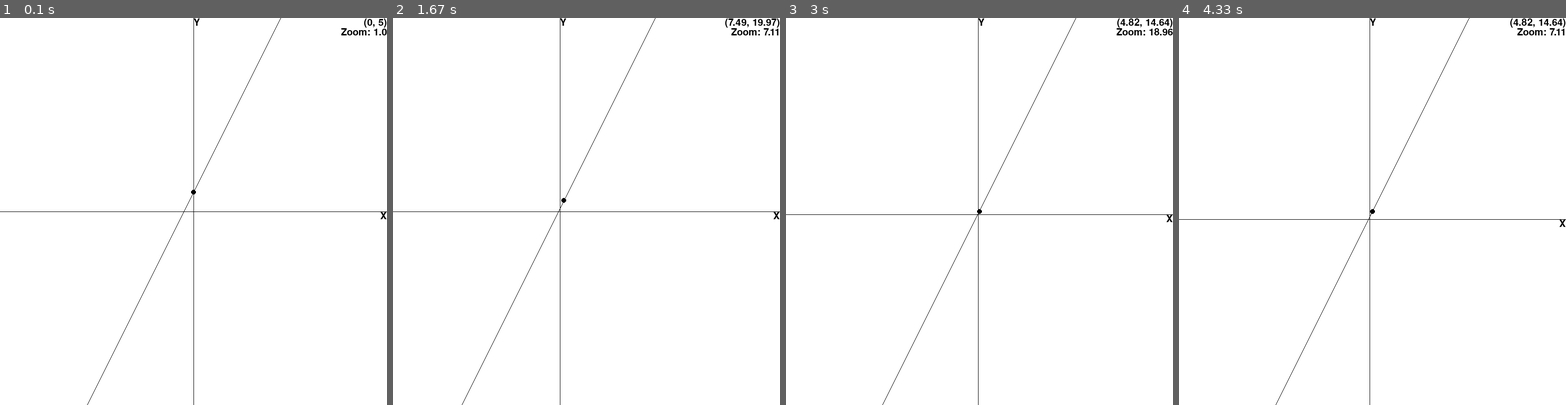
Above: before the commit, frames 1-4 (left to right).
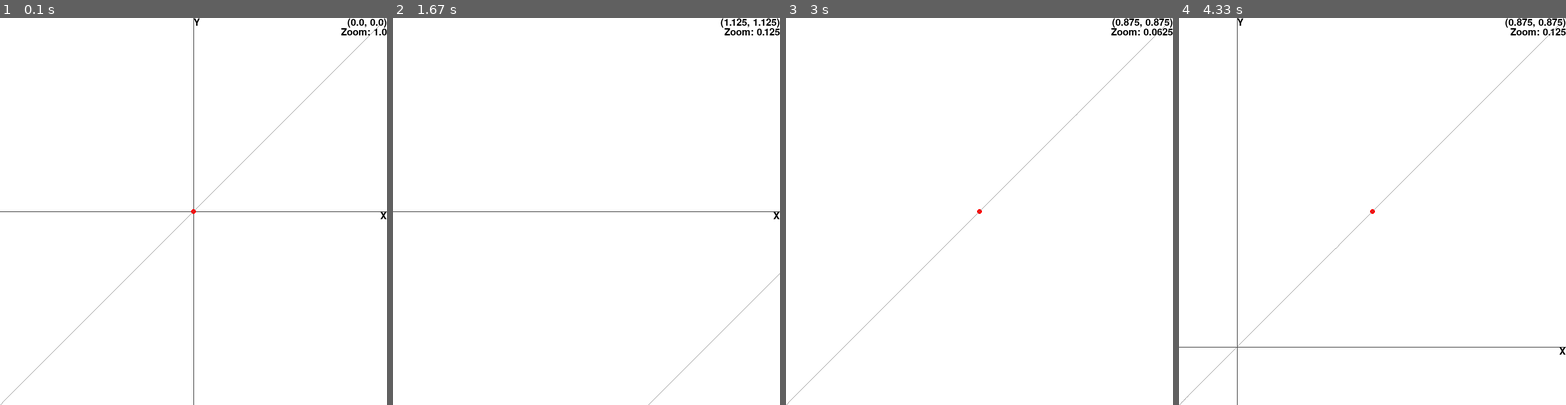
Above: after the commit, the same moments.

Repository: LogicMass621/python
Game: pygame game, started from graphing.py
Two runs of this game, one before a commit and one after it. Both use one fixed random seed, a clock stepped at 60 frames per second and the inputs below.
Inputs:
- Up to frame 1 (0.1 s): no input
- Up to frame 2 (1.67 s): tap = at 0.33 s; hold R 0.67-1.13 s; hold Right 0.67-1.13 s; hold D 0.67-1.13 s; tap - at 0.82 s; hold Right 1.17-1.63 s; hold D 1.17-1.63 s
- Up to frame 3 (3 s): hold Right 1.67-2.13 s; hold D 1.67-2.13 s; tap Space at 1.73, 2.03, 2.23, 2.53, 2.8 s; hold Left 2.17-2.7 s; hold A 2.17-2.7 s; tap = at 2.32 s; hold Left from 2.73 s (still down); hold A from 2.73 s (still down); tap - at 2.88 s
- Up to frame 4 (4.33 s): release Left at 3.13 s; release A at 3.13 s; hold Right 3.17-3.8 s; hold D 3.17-3.8 s; tap Space at 3.23, 3.53, 3.9 s; hold Left 3.83-4.3 s; hold A 3.83-4.3 s; tap = at 3.98 s

The runs differ from the first frame. In frame 1, 0.4% of the frame differs, in the area x 0-100%, y 0-100%; in frame 2, 0.6%; in frame 3, 0.9%; in frame 4, 1.2%.

Commit message:
added separate variables for the move, trace , and zoom increments changed graph and trace colors

Diff:
--- a/graphing.py
+++ b/graphing.py
@@ -3,25 +3,38 @@
 import pygame, math
 
 def compute_y(x):
-   return 2*x + 5
+   return x
 
 black = [0, 0, 0]
+red = [255, 0 ,0]
+gray = [127,127,127]
 white = [255, 255, 255]
+
+graphColor = gray
+axisColor = black
+traceColor = red
 
 screenWidth = 800
 screenHeight = 800
 
-graphWidth = 100
-graphHeight = 100
+graphWidth = initialWidth = float(20)
+graphHeight = initialHeight = float(20)
 
-graphCenterX = 0
-graphCenterY = 0
+graphCenterX = float(0)
+graphCenterY = float(0)
 
-sx= screenWidth / float(graphWidth)
-sy= screenHeight / float(graphHeight)
+sx = screenWidth / float(graphWidth)
+sy = screenHeight / float(graphHeight)
 
 interval = 1 / sx
-step = interval*3
+moveIncrement = interval * 16
+traceIncrement = graphWidth/initialWidth
+zoomFactor = 2
+
+MinX = -graphWidth/2 + graphCenterX
+MaxX = graphWidth/2 + graphCenterX
+MinY = -graphHeight/2 + graphCenterY
+MaxY = graphHeight/2 + graphCenterY
 
 pygame.init()
 pygame.font.init()
@@ -32,8 +45,6 @@
 
 textX = font.render('X', True, black, white)
 textY = font.render('Y', True, black, white)
-
-textXWidth = textX.get_width() / sx
 
 traceX = graphCenterX
 traceY = compute_y(traceX)
@@ -57,55 +68,51 @@
     return int(x),int(y)
 
 def render():
-
-    global MinX
-    global MaxX
-    global MinY
-    global MaxY
     global sx
     global sy
-    global graphWidth
-    global graphHeight
-    global interval
+    global moveIncrement
+    global traceIncrement
 
+    screen.fill(white)
 
-    sx= screenWidth / float(graphWidth)
-    sy= screenHeight / float(graphHeight)
+    sx = screenWidth / float(graphWidth)
+    sy = screenHeight / float(graphHeight)
     textXWidth = textX.get_width() / sx
+
+    interval = 1 / sx
+    moveIncrement = interval * 16
+    traceIncrement = graphWidth/initialWidth
 
     MinX = -graphWidth/2 + graphCenterX
     MaxX = graphWidth/2 + graphCenterX
     MinY = -graphHeight/2 + graphCenterY
     MaxY = graphHeight/2 + graphCenterY
 
-    interval = 1 / sx
-    step = interval*3
-
     # x label
     screen.blit(textX, tran(MaxX - textXWidth,0))
     # y label
     screen.blit(textY, tran(0,MaxY))
     #trace mode - prints position
-    coordinates = str((round(traceX,2),round(traceY,2)))
+    coordinates = str((round(traceX,4),round(traceY,4)))
     textPos = font.render(coordinates,True,black,white)
     textTraceWidth = textPos.get_width() / sx
     textTraceHeight = textPos.get_height() / sx
     textTrace = MaxX - textTraceWidth
     screen.blit(textPos,tran(textTrace,MaxY))
     #prints zoom amount
-    zoomAmount = graphWidth/100
-    textZoom = font.render('Zoom: '+str(round(zoomAmount,2)),True,black,white)
+    zoomAmount = graphWidth/initialWidth
+    textZoom = font.render('Zoom: '+str(round(zoomAmount,4)),True,black,white)
     textZoomWidth = textZoom.get_width() / sx
     textZoomX = MaxX - textZoomWidth
     textZoomY = MaxY - textTraceHeight
     screen.blit(textZoom,tran(textZoomX,textZoomY))
 
     # x-axis
-    pygame.draw.line(screen,black, tran(MinX,0), tran(MaxX,0),1)
+    pygame.draw.line(screen,axisColor, tran(MinX,0), tran(MaxX,0),1)
     # y-axis
-    pygame.draw.line(screen,black, tran(0,MinY),tran(0,MaxY),1)
+    pygame.draw.line(screen,axisColor, tran(0,MinY),tran(0,MaxY),1)
 
-    pygame.draw.circle(screen,black,tran(traceX,traceY),5)
+    pygame.draw.circle(screen,traceColor,tran(traceX,traceY),5)
 
     x = MinX
     y = compute_y(x)
@@ -114,10 +121,12 @@
 
     while x < MaxX:
         y = compute_y(x)
-        pygame.draw.line(screen,black, tran(x2,y2) , tran(x,y) ,1)
+        pygame.draw.line(screen,graphColor, tran(x2,y2) , tran(x,y) ,1)
         x2 = x
         y2 = y
         x = x + interval
+
+    pygame.display.update()
 
 running = True
 pygame.key.set_repeat(75,50)
@@ -128,30 +137,33 @@
         running = False
     elif event.type == pygame.KEYDOWN:
         if event.key == pygame.K_s:
-            graphCenterY = graphCenterY - step*graphWidth/50
+            graphCenterY = graphCenterY + moveIncrement
         if event.key == pygame.K_w:
-           graphCenterY = graphCenterY + step*graphWidth/50
+           graphCenterY = graphCenterY - moveIncrement
         if event.key == pygame.K_a:
-            graphCenterX = graphCenterX - step*graphWidth/50
+            graphCenterX = graphCenterX + moveIncrement
         if event.key == pygame.K_d:
-            graphCenterX = graphCenterX + step*graphWidth/50
+            graphCenterX = graphCenterX - moveIncrement
         if event.key == pygame.K_EQUALS:
-            graphWidth = graphWidth * step
-            graphHeight = graphHeight * step
+            graphWidth = graphWidth * zoomFactor
+            graphHeight = graphHeight * zoomFactor
         if event.key == pygame.K_MINUS:
-            graphWidth = graphWidth / step
-            graphHeight = graphHeight / step
+            graphWidth = graphWidth / zoomFactor
+            graphHeight = graphHeight / zoomFactor
         if event.key == pygame.K_LEFT:
-            traceX = traceX - 1*graphWidth/100
+            traceX = traceX - traceIncrement
             traceY = compute_y(traceX)
         if event.key == pygame.K_RIGHT:
-            traceX = traceX + 1*graphWidth/100
+            traceX = traceX + traceIncrement
             traceY = compute_y(traceX)
         if event.key == pygame.K_SPACE:
             graphCenterX = traceX
             graphCenterY = traceY
+        if event.key == pygame.K_r:
+           graphWidth = initialWidth
+           graphHeight = initialHeight
+           graphCenterX = graphCenterY = 0
+           traceX = 0
+           traceY = compute_y(0)
 
-    # clear screen to white
-    screen.fill(white)
     render()
-    pygame.display.update()
